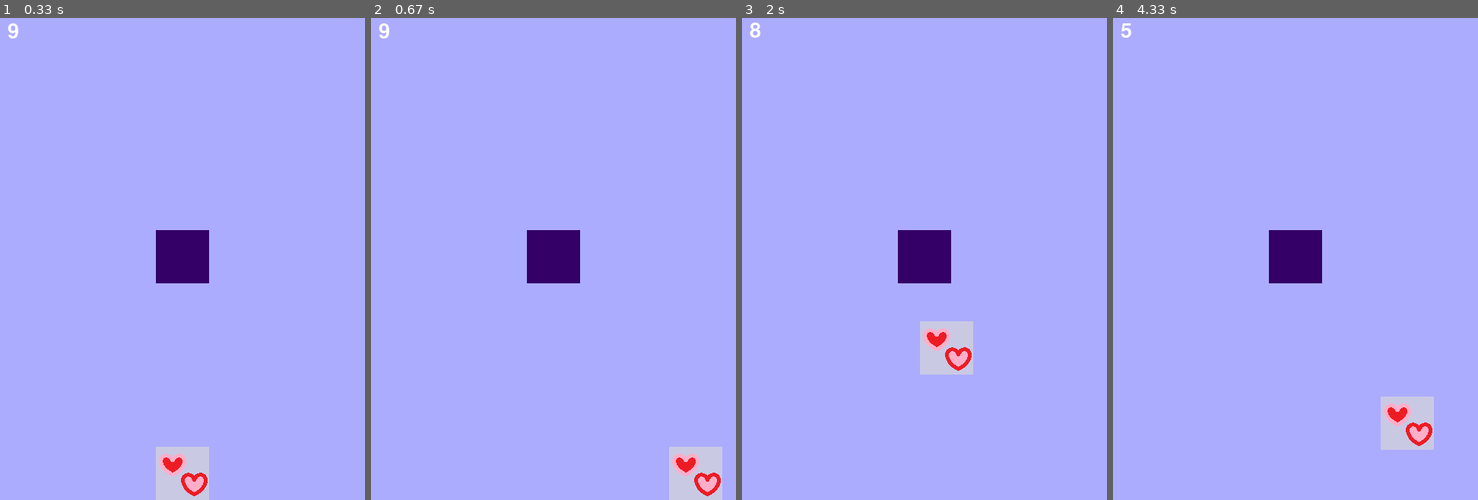
Above: before the commit, frames 1-4 (left to right).
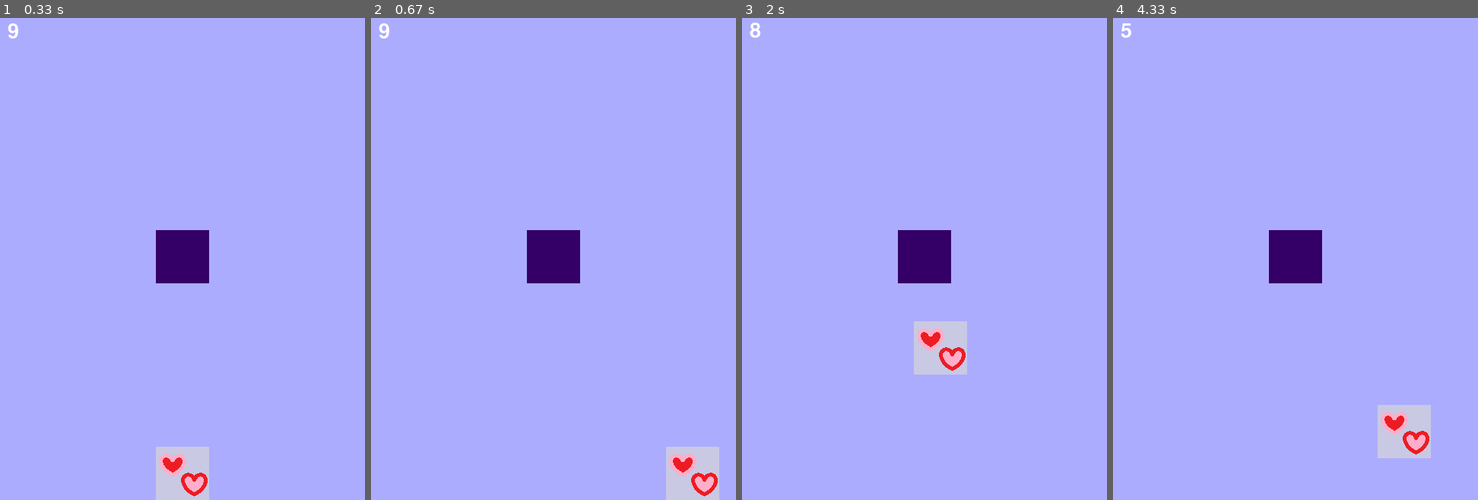
Above: after the commit, the same moments.

Repository: Lee2Sh000/Py_Games
Game: pygame game, started from PYGame_1.py
Two runs of this game, one before a commit and one after it. Both use one fixed random seed, a clock stepped at 60 frames per second and the inputs below.
Inputs:
- Up to frame 1 (0.33 s): no input
- Up to frame 2 (0.67 s): hold Right from 0.33 s (still down)
- Up to frame 3 (2 s): release Right at 0.8 s; hold Up 0.83-1.13 s; hold Left from 1.67 s (still down)
- Up to frame 4 (4.33 s): release Left at 2.2 s; hold Down 2.23-2.53 s; hold Left 2.57-2.97 s; hold Up 3-3.37 s; hold Right 3.4-4.03 s; hold Down from 4.07 s (still down)

Frame 1 is identical in both runs. In frame 2, 0.5% of the frame differs, in the area x 80-97%, y 88-100%; in frame 3, 0.8%; in frame 4, 1.3%, in the area x 72-88%, y 78-92%.

Commit message:
Game1 complete _commit

Diff:
--- a/1_create_frame.py
+++ b/PYGame_1.py
@@ -1,5 +1,5 @@
 import pygame
-
+####################################Basic Elements in Pygame####################################
 pygame.init()
 
 screen_width = 480
@@ -10,6 +10,7 @@
 
 clock = pygame.time.Clock()  # Frame per Second
 
+########################################Game Settings###########################################
 background = pygame.image.load(
     "C:/Users/melis/OneDrive/바탕 화면/독학실습/Py_Game/Background.png")
 
@@ -46,7 +47,7 @@
 start_ticks = pygame.time.get_ticks()
 
 while running:
-    dt = clock.tick(50)  # Setting FPS
+    dt = clock.tick(30)  # Setting FPS
     for event in pygame.event.get():  # Is event occured?
         if event.type == pygame.QUIT:  # Closing display event occur
             running = False  # Game not running
@@ -80,7 +81,7 @@
     elif character_y_pos > screen_height-character_height:
         character_y_pos = screen_height-character_height
 
-    # Character & Enemy BOOM! Collide
+######################################Collision event##################################
     character_rect = character.get_rect()
     character_rect.left = character_x_pos
     character_rect.top = character_y_pos
@@ -94,6 +95,7 @@
         print("BOO*°OO★M!!!☆$*.°★* 。")
         running = False
 
+########################################Draw Screen#####################################
     # screen.fill("#c5cae9") #setting background with color
     screen.blit(background, (0, 0))  # setting background with png.file
     screen.blit(character, (character_x_pos, character_y_pos))
@@ -112,4 +114,5 @@
 
     pygame.display.update()  # game screen keep drawing
 # if game not running
+pygame.time.delay(1500)
 pygame.quit()
